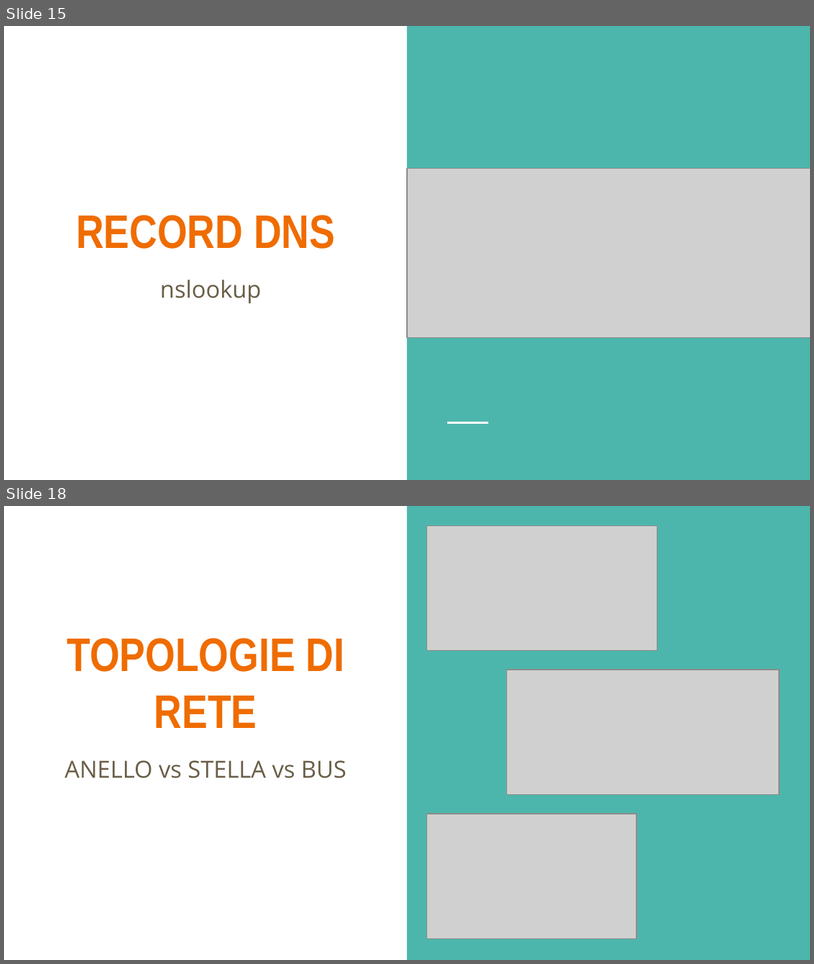
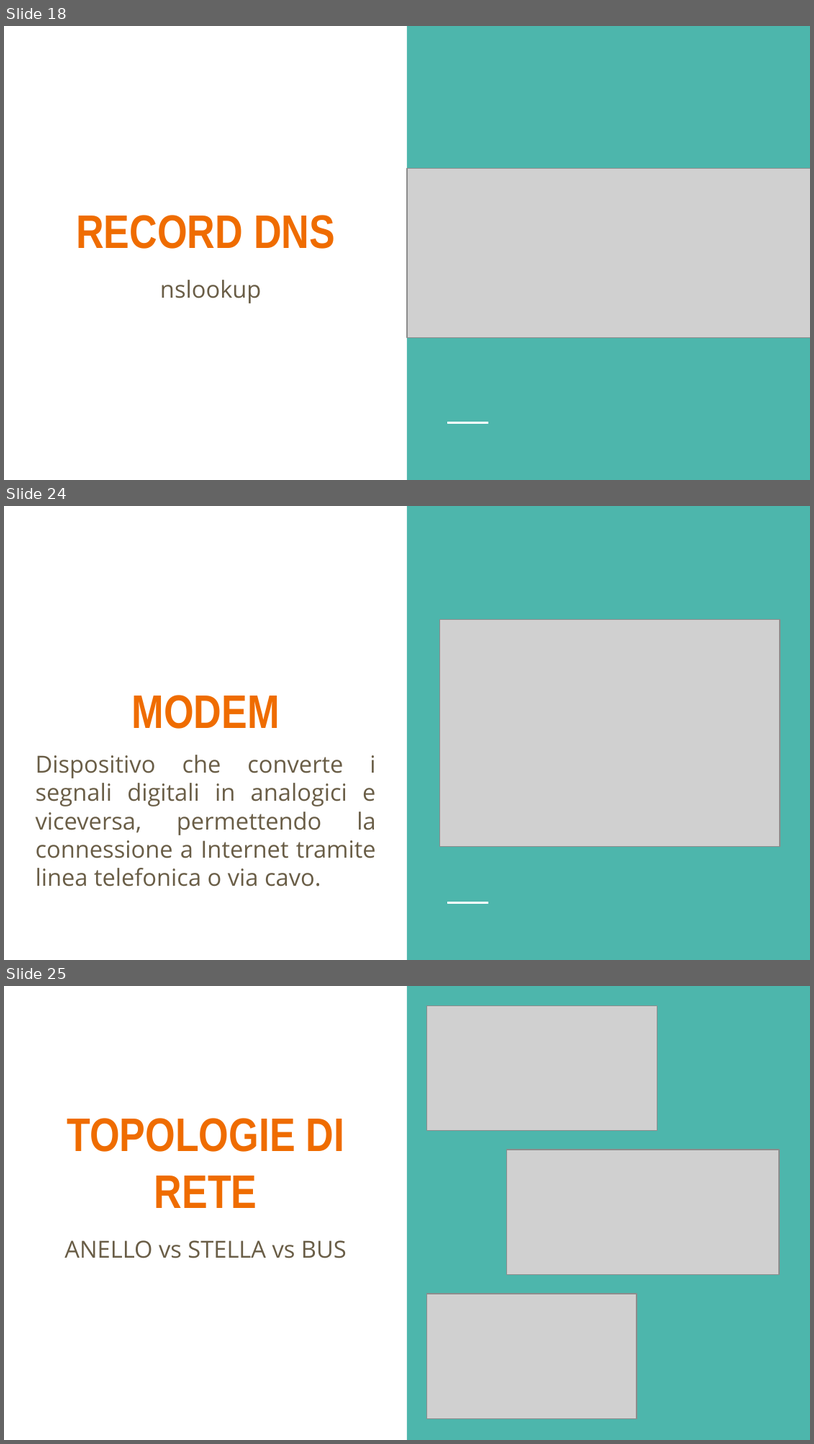
Before and after one commit to LeleCazza/LeleCazza.github.io, a slide deck: reti_informatiche/materiale/lezione_1_reti_introduzione.pptx. Shown one above the other, each under a label of ours: slides 15 and 18 before the commit, slides 18, 24 and 25 after it; the slides between them are not shown. The pictures are 814x964 and 814x1444 pixels, drawn with LibreOffice and Linux fonts; fonts in the diff are those of the drawing; grey boxes stand for pictures. Boxes give left, top, right and bottom in pixels: in the first picture for what was removed or moved away, otherwise in the second. Text is boxed around its words. In the diff, an @@ line names an element or a change of style, - is before the commit and + after.

```diff
--- a/reti_informatiche/materiale/lezione_1_reti_introduzione.pptx
+++ b/reti_informatiche/materiale/lezione_1_reti_introduzione.pptx
@@ slide 24 added at (4, 506, 810, 960), background #FFFFFF; not listed: 2 template elements that a slide beside it also shows @@
@@ picture added at (440, 620, 781, 847) @@
@@ title added at (132, 695, 280, 728), 42 pt, text #EF6C00, bold @@
+MODEM
@@ text added at (36, 754, 376, 886), 21 pt, text #695D46 @@
+Dispositivo che converte i segnali digitali in analogici e viceversa, permettendo la connessione a Internet tramite linea telefonica o via cavo.
@@ what was slide 15 is now slide 18 @@
@@ what was slide 18 is now slide 25 @@
```
Also in this commit, not shown: 1 slide changed, 8 other slides added, 2 slides removed, 7 other files.
